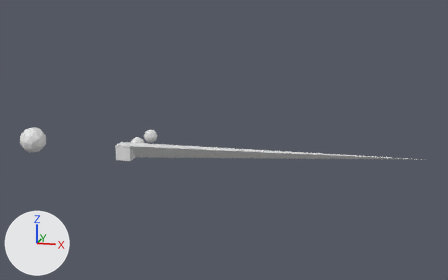
Before and after pictures for a commit that changed the Blender file TL.blend.
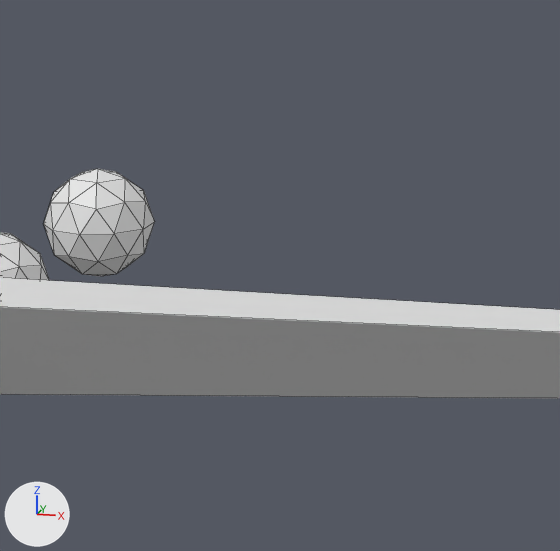
Each version appears first whole from a 50 mm camera at (31.3, -74.3, 19.9) aimed at (14.3, -4.0, 3.2), and next in a close-up on the part from 31% to 46% of the width and 39% to 63% of the height. Arrows for +X, +Y and +Z are at lower left; the lights stay in place. The older version's two pictures come first. The close-ups show mesh edges as thin lines.

The first close-up shows 'Cube', 'ICO球', 'ICO球.002'.
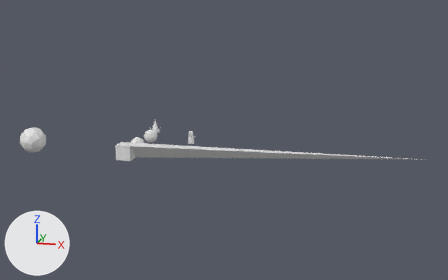
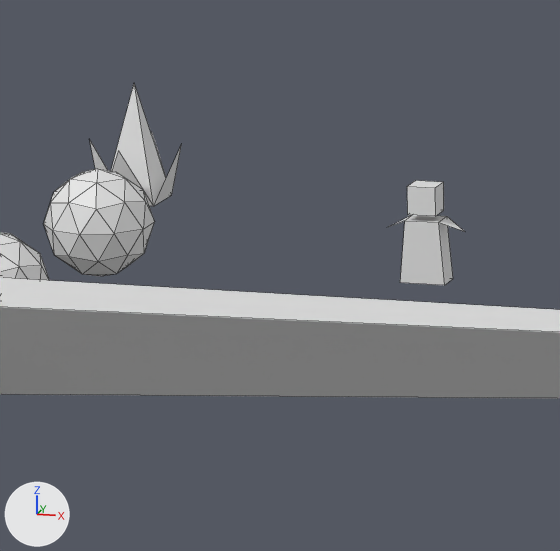
What changed in the scene script:
```text
Add me_playerspawn_002:
    me_playerspawn_002.from_pydata([(0.25, -0.25, 1.2), (-0.25, -0.25, 1.2), (-0.25, -0.25, 1.7), (0.25, -0.25, 1.7), (0.25, 0.25, 1.2), (-0.25, 0.25, 1.2), (-0.25, 0.25, 1.7), (0.25, 0.25, 1.7), (0.4, -0.25, 0.0), (-0.4, -0.25, 0.0), (-0.3, -0.25, 1.1), (0.3, -0.25, 1.1), (0.4, 0.25, 0.0), (-0.4, 0.25, 0.0), (-0.3, 0.25, 1.1), (0.3, 0.25, 1.1), (0.7, 0.0, 0.9), (-0.7, 0.0, 0.9)], [], [(0, 1, 2, 3), (4, 7, 6, 5), (0, 4, 5, 1), (1, 5, 6, 2), (2, 6, 7, 3), (3, 7, 4, 0), (8, 9, 10, 11), (12, 15, 14, 13), (8, 12, 13, 9), (9, 13, 14, 10), (10, 14, 15, 11), (11, 15, 12, 8), (11, 15, 16), (10, 14, 17)])
Add me_enemyspawn_002:
    me_enemyspawn_002.from_pydata([(0.5, -0.5, 0.0), (-0.5, -0.5, 0.0), (-0.5, 0.5, 0.0), (0.5, 0.5, 0.0), (0.0, 0.0, 2.2), (0.9, 0.0, 1.1), (-0.9, 0.0, 1.1), (0.0, 0.9, 1.1), (0.0, -0.9, 1.1)], [], [(0, 1, 4), (1, 2, 4), (2, 3, 4), (3, 0, 4), (0, 3, 5), (1, 2, 6), (2, 3, 7), (0, 1, 8)])
Add ob_playerspawn:
    ob_playerspawn = bpy.data.objects.new('PlayerSpawn', me_playerspawn_002)
    ob_playerspawn.location = (7.06, 6.48, 0.0)
Add ob_enemyspawn:
    ob_enemyspawn = bpy.data.objects.new('EnemySpawn', me_enemyspawn_002)
    ob_enemyspawn.location = (0.0, 11.48, 0.0)
```

Where the change shows, as pixel boxes (x1, y1, x2, y2) in the close-ups (560 x 551 px):
'PlayerSpawn', added
    after: (389, 180, 465, 285)
'EnemySpawn', added
    after: (90, 84, 182, 206)
